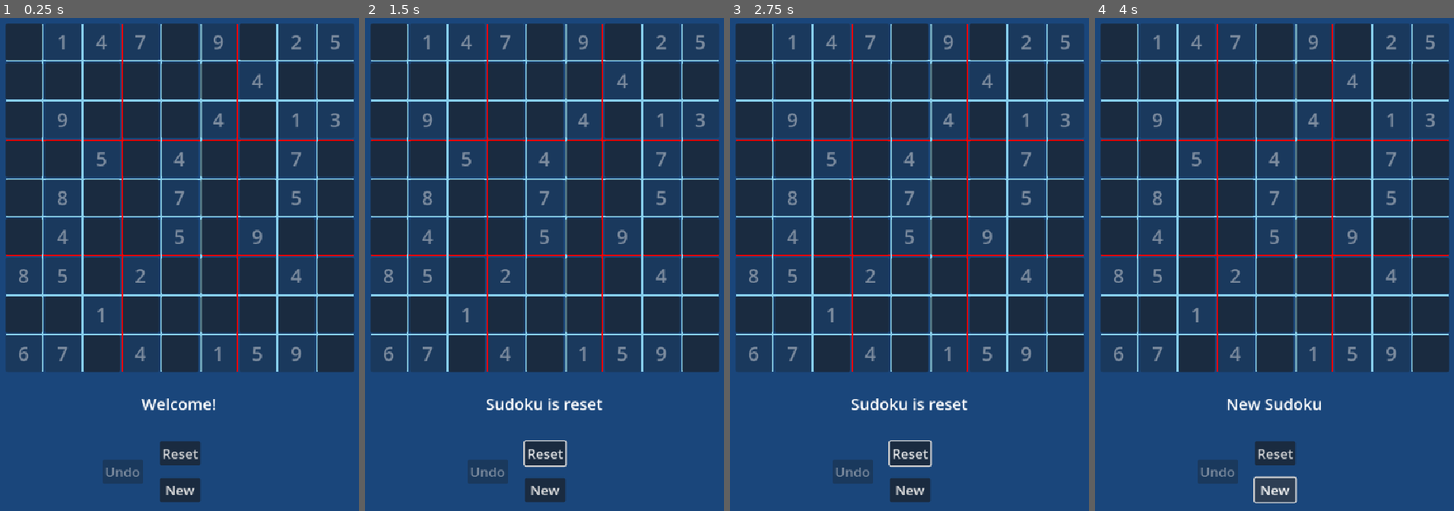
Above: before the commit, frames 1-4 (left to right).
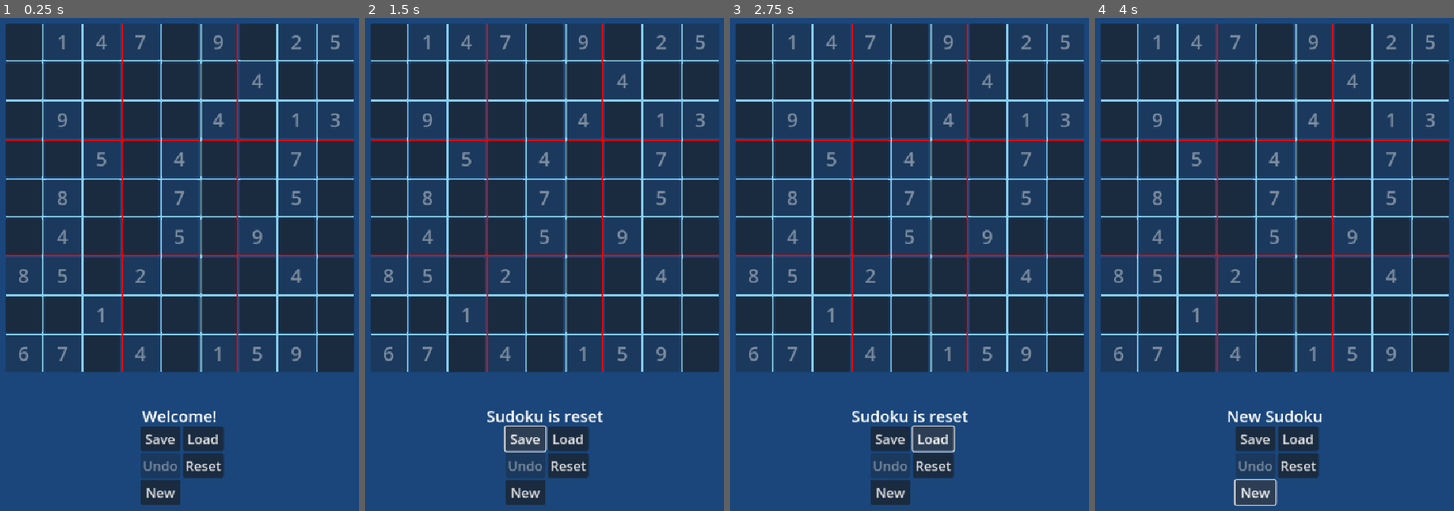
Above: after the commit, the same moments.

Repository: Ercan-Ozturk/sudokuapp
Game: Godot game, scene res://sudoku.tscn
The game is run twice, just before and just after one commit, with the same random seed, the same clock (stepped at 60 frames per second) and the same inputs.
Inputs (mouse positions are in pixels of both pictures, inside the frame that each line leads up to):
- Up to frame 1 (0.25 s): no input
- Up to frame 2 (1.5 s): click "Reset" at 0.5 s; click (522, 437) at 1.25 s, where only the run after the commit has a clickable "Save"
- Up to frame 3 (2.75 s): click (931, 437) at 2 s, where only the run after the commit has a clickable "Load"
- Up to frame 4 (4 s): click "New" at 2.75 s; click "New" at 3.5 s

The runs differ from the first frame. In frame 1, 3.7% of the frame differs, in the area x 28-63%, y 77-99%; in frame 2, 4.1%, in the area x 28-67%, y 77-99%; in frame 3, 4.1%; in frame 4, 4.0%.

Commit message:
Save and Load function. TODO: Fix the bug on pressing new game after load

Diff:
--- a/node_2d.gd
+++ /dev/null
@@ -1 +0,0 @@
-extends Node2D
--- a/project.godot
+++ b/project.godot
@@ -21,6 +21,10 @@
 window/size/viewport_height=1000
 window/stretch/mode="canvas_items"
 window/handheld/orientation=1
+
+[global_group]
+
+Persist=""
 
 [input]
 
@@ -78,4 +82,5 @@
 
 [rendering]
 
+textures/vram_compression/import_etc2_astc=true
 environment/defaults/default_clear_color=Color(0.103175, 0.275081, 0.481129, 0.984314)
--- /dev/null
+++ b/savegame.cfg
@@ -0,0 +1,4 @@
+[matrix]
+
+sudoku=[[0, 0, 3, 0, 9, 0, 0, 0, 0], [0, 8, 0, 4, 5, 3, 0, 0, 0], [9, 6, 0, 1, 0, 0, 0, 4, 8], [6, 0, 0, 2, 7, 0, 0, 0, 0], [8, 2, 0, 0, 4, 0, 0, 3, 6], [0, 0, 0, 0, 6, 1, 0, 0, 5], [7, 9, 0, 0, 0, 4, 0, 1, 2], [0, 0, 0, 0, 1, 5, 0, 9, 0], [0, 0, 0, 0, 2, 0, 8, 0, 0]]
+rawMatrix=[[0, 0, 3, 0, 9, 0, 0, 0, 0], [0, 8, 0, 4, 5, 0, 0, 0, 0], [9, 6, 0, 1, 0, 0, 0, 4, 8], [6, 0, 0, 2, 7, 0, 0, 0, 0], [8, 2, 0, 0, 4, 0, 0, 3, 6], [0, 0, 0, 0, 6, 1, 0, 0, 5], [7, 9, 0, 0, 0, 4, 0, 1, 2], [0, 0, 0, 0, 1, 5, 0, 9, 0], [0, 0, 0, 0, 2, 0, 8, 0, 0]]
--- a/sudoku.gd
+++ b/sudoku.gd
@@ -1,9 +1,10 @@
 extends Node2D
 
 @onready var grid:GridContainer = $GridContainer
-@onready var resetButton: Button = $CanvasLayer/ResetButton
-@onready var newButton: Button = $CanvasLayer/NewButton
-@onready var undoButton: Button = $CanvasLayer/UndoButton
+@onready var resetButton: Button = $CanvasLayer/Controls/ResetButton
+@onready var newButton: Button = $CanvasLayer/Controls/NewButton
+@onready var undoButton: Button = $CanvasLayer/Controls/UndoButton
+@onready var saveButton: Button = $CanvasLayer/Controls/SaveButton
 @onready var statusText: RichTextLabel = $CanvasLayer/GameStatusText
 var game_grid = []
 var sudokus_list = Sudokus.new().sudokus
@@ -11,12 +12,14 @@
 var rawMatrix = matrix.duplicate(true)
 var actions: Array[SudokuAction]
 var selectedButton: Vector2i
-
+var config = ConfigFile.new()
 const SIZE = 9
 func _ready():
 	resetButton.pressed.connect(_onResetGridButtonPressed)
 	newButton.pressed.connect(_onNewButtonPressed)
 	undoButton.pressed.connect(_onUndoButtonPressed)
+	saveButton.pressed.connect(_onSaveButtonPressed)
+	#load_game()
 	populateGrid()
 	_draw()
 
@@ -30,8 +33,6 @@
 	var styling = StyleBoxFlat.new()
 	styling.bg_color = Color("dark_red")
 	button.add_theme_stylebox_override("hover", styling)
-	#button.remove_theme_stylebox_override("normal")
-	#button.set("custom_styles/normal",styling)
 	button.set("theme_override_font_sizes/font_size", 32)
 	button.set("theme_override_colors/font_color", Color("yellow"))
 
@@ -50,22 +51,60 @@
 	resetGrid(true)
 func _onUndoButtonPressed():
 	undo()
+func _onSaveButtonPressed():
+	config.set_value("matrix", "sudoku", matrix.duplicate(true))
+	config.set_value("matrix", "rawMatrix", rawMatrix.duplicate(true))
+	config.save("res://savegame.cfg")
+	#save_game()
 func undo():
-	if actions.size() == 0:
-		statusText.text = "Can't Undo"
-		return
 	var lastAction: SudokuAction = actions.pop_back()
 	statusText.text = "Undo " + lastAction.to_string()
 	game_grid[lastAction.row][lastAction.col].text = ""
 	matrix[lastAction.row][lastAction.col] = 0
 	if actions.size() == 0:
 		undoButton.disabled = true
+func save():
+	var save_dict = {
+		"filename" : get_scene_file_path(),
+		"parent" : get_parent().get_path(),
+		"pos_x" : position.x,
+		"pos_y" : position.y,
+		"matrix": matrix
+	}
+	return save_dict
+func save_game():
+	var save_file = FileAccess.open("user://savegame.save", FileAccess.WRITE)
+	var save_nodes = get_tree().get_nodes_in_group("Persist")
+	for node in save_nodes:
+		# Check the node is an instanced scene so it can be instanced again during load.
+		if node.scene_file_path.is_empty():
+			print("persistent node '%s' is not an instanced scene, skipped" % node.name)
+			continue
+
+		# Check the node has a save function.
+		if !node.has_method("save"):
+			print("persistent node '%s' is missing a save() function, skipped" % node.name)
+			continue
+
+		# Call the node's save function.
+		var node_data = node.call("save")
+
+		# JSON provides a static method to serialized JSON string.
+		var json_string = JSON.stringify(node_data)
+
+		# Store the save dictionary as a new line in the save file.
+		save_file.store_line(json_string)
+func load_game():
+	var err = config.load("res://savegame.cfg")
+	if err == OK:
+		matrix = config.get_value("matrix", "sudoku").duplicate(true)
+		rawMatrix = config.get_value("matrix", "rawMatrix").duplicate(true)
 
 func populateGrid():
 	for i in range(SIZE):
 		var row = []
 		for j in range(SIZE):
-			if matrix[i][j] == 0:
+			if rawMatrix[i][j] == 0:
 				row.append(createButton(matrix[i][j], false, Vector2i(i, j)))
 			else:
 				row.append(createButton(matrix[i][j], true, Vector2i(i, j)))
@@ -81,7 +120,9 @@
 	var s_col = int(col / 3 ) * 3
 	var s_row = int(row / 3 ) * 3
 
+	@warning_ignore("integer_division")
 	for i in range(SIZE/3):
+		@warning_ignore("integer_division")
 		for j in range(SIZE/3):
 			if matrix[i+s_row][j+s_col] == num:
 				return false
@@ -93,14 +134,19 @@
 		for j in range(SIZE):
 			if matrix[i][j] == 0:
 				return
-	$CanvasLayer/GameStatusText.text = "Congrats"
+	statusText.text = "Congrats"
 	print("Congrats!")
 
 func changeNumber(row, col, num):
 	game_grid[row][col].text = str(num)
 	matrix[row][col] = num
 	actions.append(SudokuAction.new(row, col, num))
-
+func eraseGrid():
+	game_grid = []
+	var children = grid.get_children()
+	for c in children:
+		grid.remove_child(c)
+		c.queue_free()
 func resetGrid(isNew):
 	actions = []
 	undoButton.disabled = true
@@ -109,12 +155,7 @@
 		rawMatrix = matrix.duplicate(true)
 	else:
 		matrix = rawMatrix.duplicate(true)
-	game_grid = []
-	var children = grid.get_children()
-	for c in children:
-		grid.remove_child(c)
-		c.queue_free()
-
+	eraseGrid()
 	populateGrid()
 
 func _draw():
@@ -135,6 +176,7 @@
 	draw_line(Vector2(START_X, START_Y + BUTTON_SIZE*8 + OFFSET*4), Vector2(END_X, START_Y + BUTTON_SIZE*8 + OFFSET*4), Color.SKY_BLUE, 3.0)
 
 	draw_line(Vector2(START_X + BUTTON_SIZE, VERTICAL_START), Vector2(START_X + BUTTON_SIZE, END_Y), Color.SKY_BLUE, 3.0)
+	@warning_ignore("integer_division")
 	draw_line(Vector2(START_X + BUTTON_SIZE*2 + OFFSET/2, VERTICAL_START), Vector2(START_X + BUTTON_SIZE*2 + OFFSET/2, END_Y), Color.SKY_BLUE, 3.0)
 	draw_line(Vector2(START_X + BUTTON_SIZE*3 + OFFSET, VERTICAL_START), Vector2(START_X + BUTTON_SIZE*3 + OFFSET, END_Y), Color.RED, 3.0)
 	draw_line(Vector2(START_X + BUTTON_SIZE*4 + OFFSET*1.5, VERTICAL_START), Vector2(START_X + BUTTON_SIZE*4 + OFFSET*1.5, END_Y), Color.SKY_BLUE, 3.0)
@@ -150,7 +192,7 @@
 			undoButton.disabled = false
 		else:
 			print("Invalid placement")
-			$CanvasLayer/GameStatusText.text = "Invalid Placement!"
+			statusText.text = "Invalid Placement!"
 func removeInput():
 	if selectedButton:
 		var row = selectedButton[0]
@@ -179,3 +221,11 @@
 		inputProcess(8)
 	if event.is_action_pressed("9"):
 		inputProcess(9)
+
+
+
+
+func _on_load_button_pressed() -> void:
+	load_game()
+	eraseGrid()
+	populateGrid()
--- a/sudoku.tscn
+++ b/sudoku.tscn
@@ -4,7 +4,7 @@
 
 [sub_resource type="Theme" id="Theme_23bkm"]
 
-[node name="Sudoku" type="Node2D"]
+[node name="Sudoku" type="Node2D" groups=["Persist"]]
 script = ExtResource("1_rdrvq")
 
 [node name="GridContainer" type="GridContainer" parent="."]
@@ -30,10 +30,10 @@
 anchor_top = 1.0
 anchor_right = 0.5
 anchor_bottom = 1.0
-offset_left = -176.0
-offset_top = -320.0
-offset_right = 174.0
-offset_bottom = -280.0
+offset_left = -300.0
+offset_top = -300.0
+offset_right = 300.0
+offset_bottom = -250.0
 grow_horizontal = 2
 grow_vertical = 0
 size_flags_vertical = 6
@@ -42,6 +42,7 @@
 scroll_active = false
 autowrap_mode = 0
 horizontal_alignment = 1
+metadata/_edit_use_anchors_ = true
 
 [node name="NumPad" type="GridContainer" parent="CanvasLayer"]
 visible = false
@@ -95,55 +96,57 @@
 layout_mode = 2
 text = "1"
 
-[node name="ResetButton" type="Button" parent="CanvasLayer"]
-anchors_preset = 7
+[node name="Controls" type="GridContainer" parent="CanvasLayer"]
+anchors_preset = 8
 anchor_left = 0.5
-anchor_top = 1.0
+anchor_top = 0.5
 anchor_right = 0.5
-anchor_bottom = 1.0
-offset_left = -33.5
-offset_top = -240.0
-offset_right = 33.5
-offset_bottom = -200.0
+anchor_bottom = 0.5
+offset_left = -64.0
+offset_top = 259.0
+offset_right = 70.0
+offset_bottom = 341.0
 grow_horizontal = 2
-grow_vertical = 0
+grow_vertical = 2
 size_flags_horizontal = 4
+size_flags_vertical = 4
+columns = 2
+
+[node name="SaveButton" type="Button" parent="CanvasLayer/Controls"]
+layout_mode = 2
 theme = SubResource("Theme_23bkm")
 theme_override_font_sizes/font_size = 22
-text = "Reset
+text = "Save
 "
 
-[node name="UndoButton" type="Button" parent="CanvasLayer"]
-anchors_preset = 7
-anchor_left = 0.5
-anchor_top = 1.0
-anchor_right = 0.5
-anchor_bottom = 1.0
-offset_left = -127.5
-offset_top = -210.0
-offset_right = -60.5
-offset_bottom = -170.0
-grow_horizontal = 2
-grow_vertical = 0
-size_flags_horizontal = 4
+[node name="LoadButton" type="Button" parent="CanvasLayer/Controls"]
+layout_mode = 2
+theme = SubResource("Theme_23bkm")
+theme_override_font_sizes/font_size = 22
+text = "Load"
+metadata/_edit_use_anchors_ = true
+
+[node name="UndoButton" type="Button" parent="CanvasLayer/Controls"]
+layout_mode = 2
 theme = SubResource("Theme_23bkm")
 theme_override_font_sizes/font_size = 22
 disabled = true
 text = "Undo"
 
-[node name="NewButton" type="Button" parent="CanvasLayer"]
-anchors_preset = 7
-anchor_left = 0.5
-anchor_top = 1.0
-anchor_right = 0.5
-anchor_bottom = 1.0
-offset_left = -33.5
-offset_top = -180.0
-offset_right = 33.5
-offset_bottom = -140.0
-grow_horizontal = 2
-grow_vertical = 0
-size_flags_horizontal = 4
+[node name="ResetButton" type="Button" parent="CanvasLayer/Controls"]
+layout_mode = 2
+size_flags_vertical = 3
+theme = SubResource("Theme_23bkm")
+theme_override_font_sizes/font_size = 22
+text = "Reset
+"
+metadata/_edit_use_anchors_ = true
+
+[node name="NewButton" type="Button" parent="CanvasLayer/Controls"]
+layout_mode = 2
 theme = SubResource("Theme_23bkm")
 theme_override_font_sizes/font_size = 22
 text = "New"
+metadata/_edit_use_anchors_ = true
+
+[connection signal="pressed" from="CanvasLayer/Controls/LoadButton" to="." method="_on_load_button_pressed"]
Binary file removed: Sudoku-Grid.png
Not shown, removed: Sudoku-Grid.png.import
Not shown, added: export_presets.cfg
Not shown, removed: node_2d.gd.uid
Not shown, changed: .DS_Store
